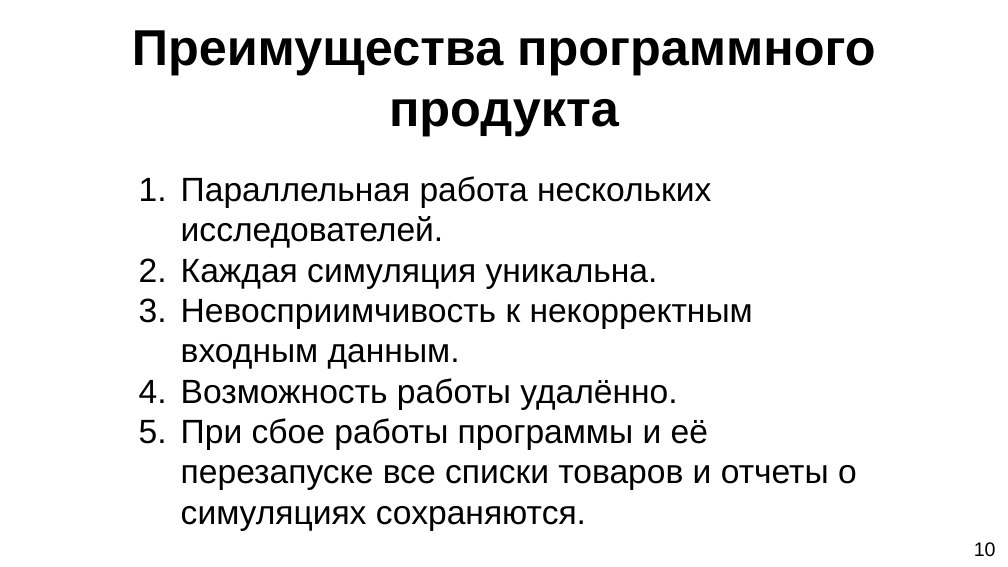
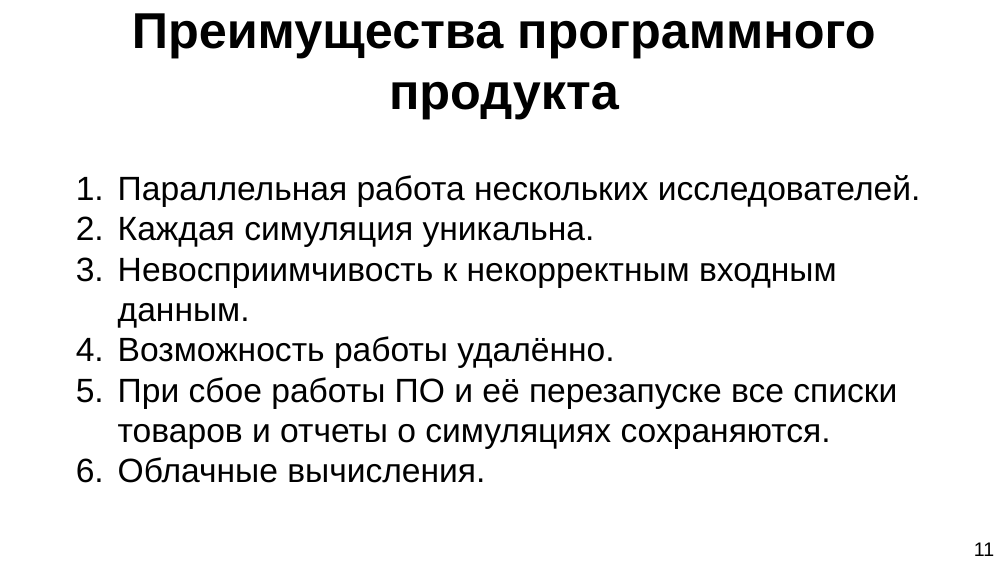
Before and after one commit to DirectoriX/TPRG-TradingTerminal, a slide deck: slide 13 of Отчёты/Торговый терминал.pptx (slide 11 before the commit). Drawn at 1008x567 pixels with LibreOffice and Linux fonts; fonts in the diff are those of the drawing; background and template pictures are left out. Boxes give left, top, right and bottom in pixels: in the first picture for what was removed or moved away, otherwise in the second. Text is boxed around its words. In the diff, an @@ line names an element or a change of style, - is before the commit and + after.

```diff
--- a/Отчёты/Торговый терминал.pptx
+++ b/Отчёты/Торговый терминал.pptx
@@ title "Преимущества программного продукта": place and size @@
-title "Преимущества программного продукта" at (132,30,875,136)
+title "Преимущества программного продукта" at (132,13,875,119)
@@ text "Параллельная работа нескольких исследователей.": place and size @@
-text "Параллельная работа нескольких исследователей." at (181,176,857,531)
+text "Параллельная работа нескольких исследователей." at (118,175,921,483)
@@ text at (118,377,897,483): text changed @@
-5. При сбое работы программы и её перезапуске все списки товаров и отчеты о симуляциях сохраняются.
+5. При сбое работы ПО и её перезапуске все списки товаров и отчеты о симуляциях сохраняются.
+6. Облачные вычисления.
@@ text at (974,542,994,556): text changed @@
-10
+11
```
Also in this commit, not shown: 11 other slides changed, 2 slides added, 1 other file.
